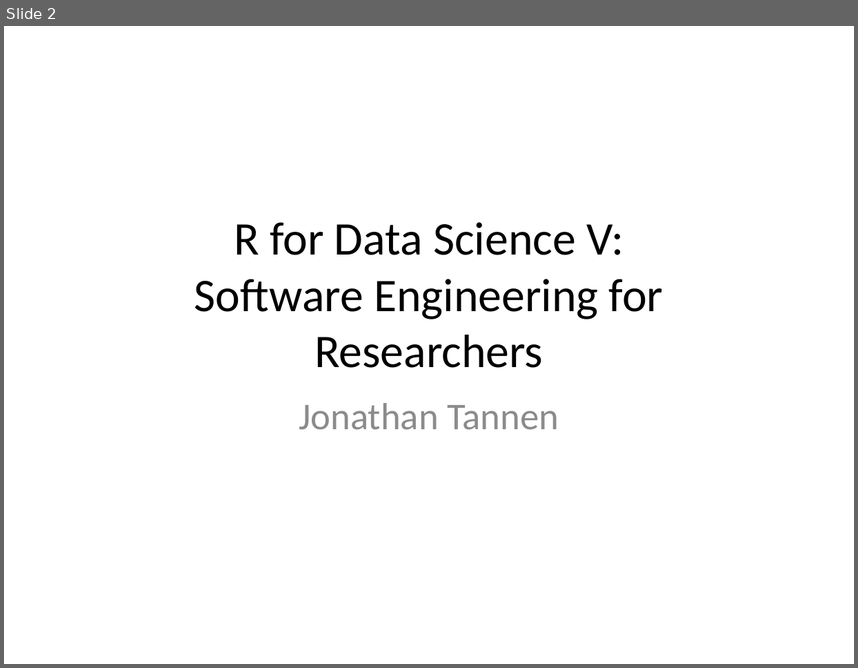
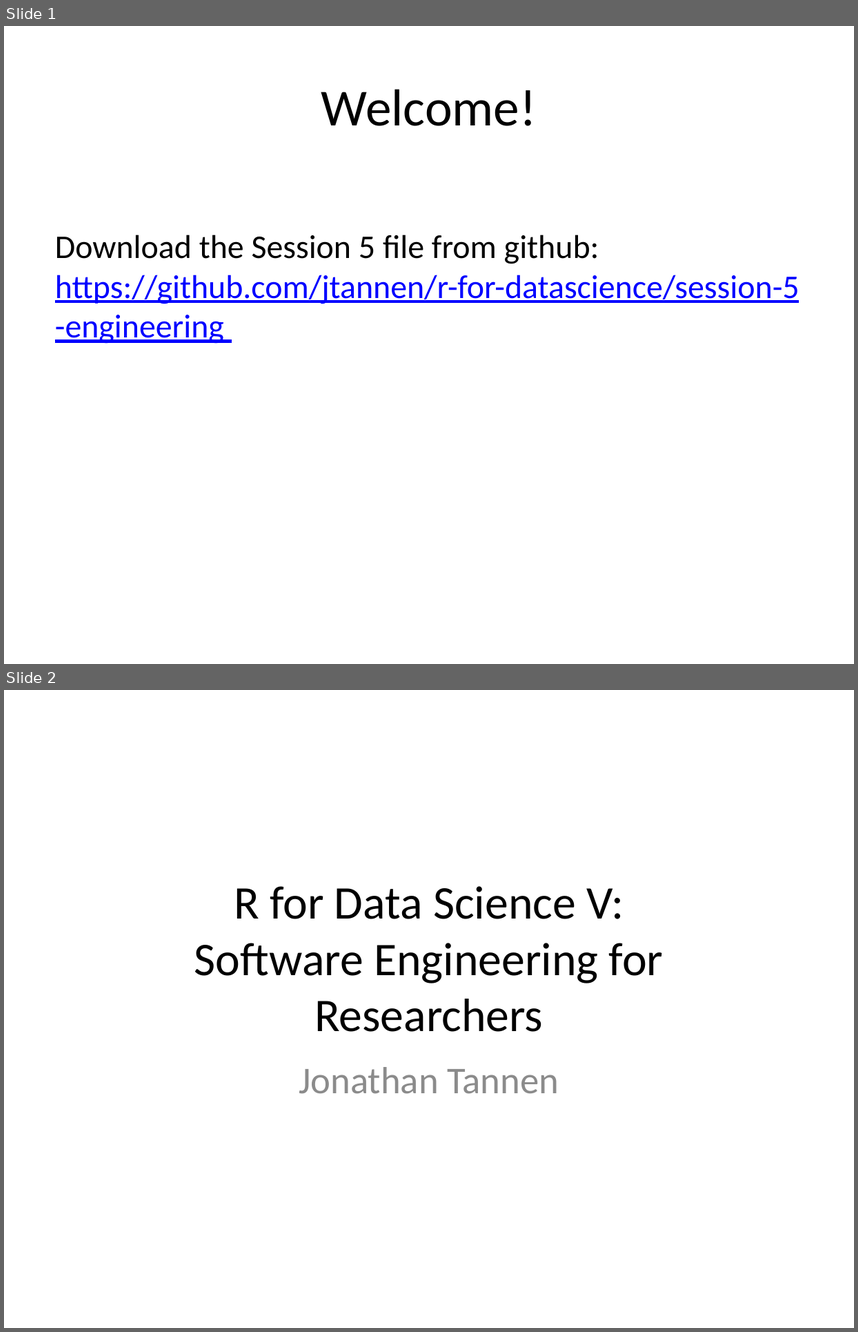
Before and after one commit to jtannen/r-for-datascience, a slide deck: session-5-engineering/session-5-engineering.pptx. Shown one above the other, each under a label of ours: slide 2 before the commit, slides 1 and 2 after it. The pictures are 858x668 and 858x1332 pixels, drawn with LibreOffice and Linux fonts; fonts in the diff are those of the drawing. Boxes give left, top, right and bottom in pixels: in the first picture for what was removed or moved away, otherwise in the second. Text is boxed around its words. In the diff, an @@ line names an element or a change of style, - is before the commit and + after.

Commit message:
session-6

```diff
--- a/session-5-engineering/session-5-engineering.pptx
+++ b/session-5-engineering/session-5-engineering.pptx
@@ slide 1 added at (4, 26, 854, 664), background #FFFFFF @@
@@ title added at (321, 89, 537, 126), 44 pt, text #000000 @@
+Welcome!
@@ text added at (55, 234, 800, 343), 28 pt, text #0000FF, underline @@
+Download the Session 5 file from github: https://github.com/jtannen/r-for-datascience/session-5-engineering
```
Also in this commit, not shown: 7 slides changed, 3 other slides added, 1 slide removed, 5 other files.
